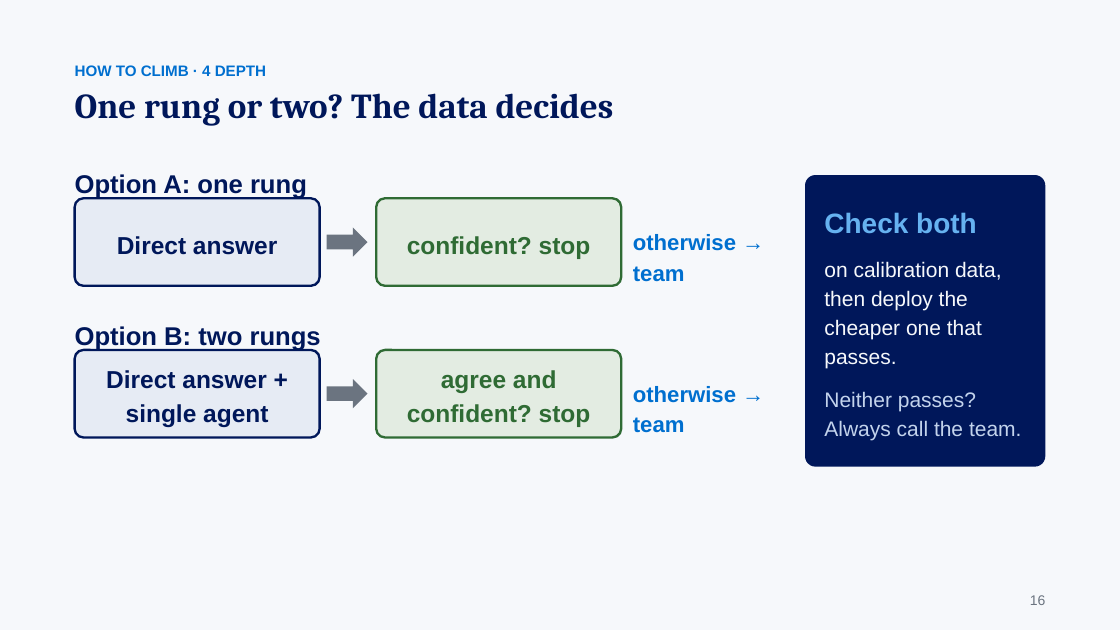
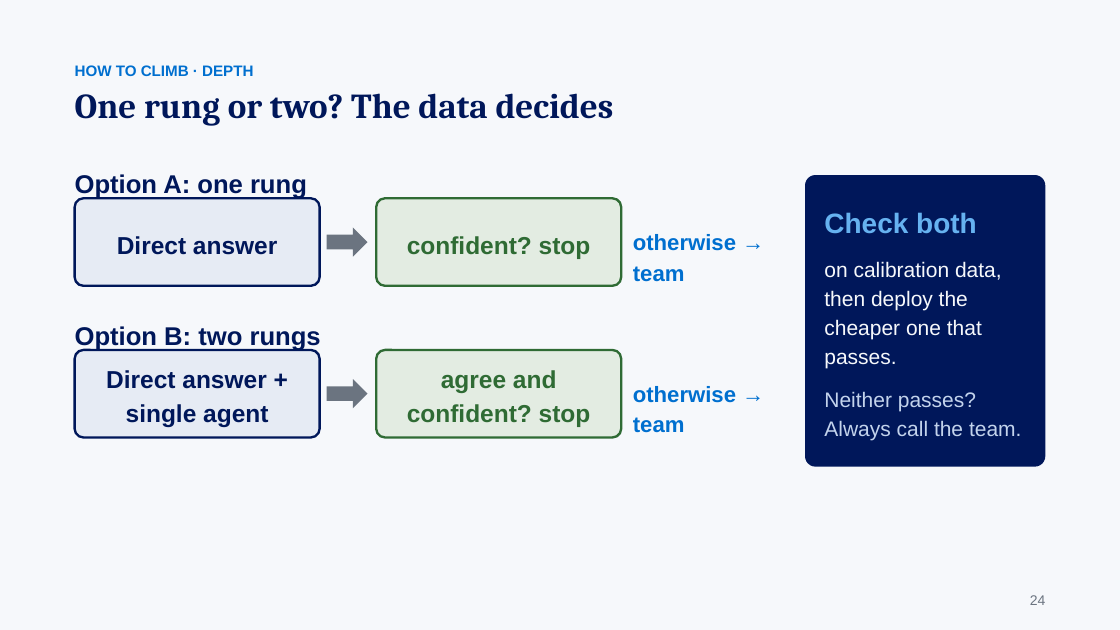
Before and after one commit to gaoj21/tokenbank, a slide deck: slide 24 of slides/CLIMB_talk.pptx (slide 16 before the commit). Drawn at 1120x630 pixels with LibreOffice and Linux fonts; fonts in the diff are those of the drawing. Boxes give left, top, right and bottom in pixels: in the first picture for what was removed or moved away, otherwise in the second. Text is boxed around its words. In the diff, an @@ line names an element or a change of style, - is before the commit and + after.

```diff
--- a/slides/CLIMB_talk.pptx
+++ b/slides/CLIMB_talk.pptx
@@ text at (x1=75, y1=65, x2=253, y2=76): text changed @@
-HOW TO CLIMB · 4 DEPTH
+HOW TO CLIMB · DEPTH
@@ text at (x1=1030, y1=595, x2=1046, y2=605): text changed @@
-16
+24
```
Also in this commit, not shown: 18 other slides changed, 6 slides added, 1 slide removed, 3 other files.
